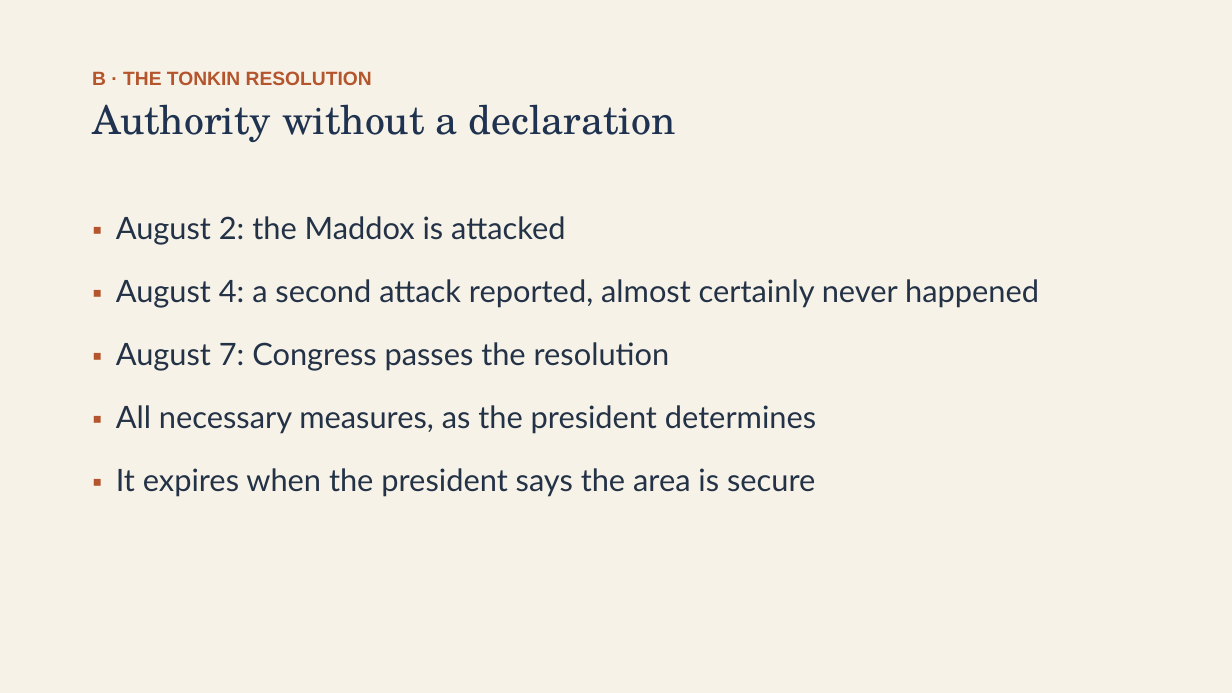
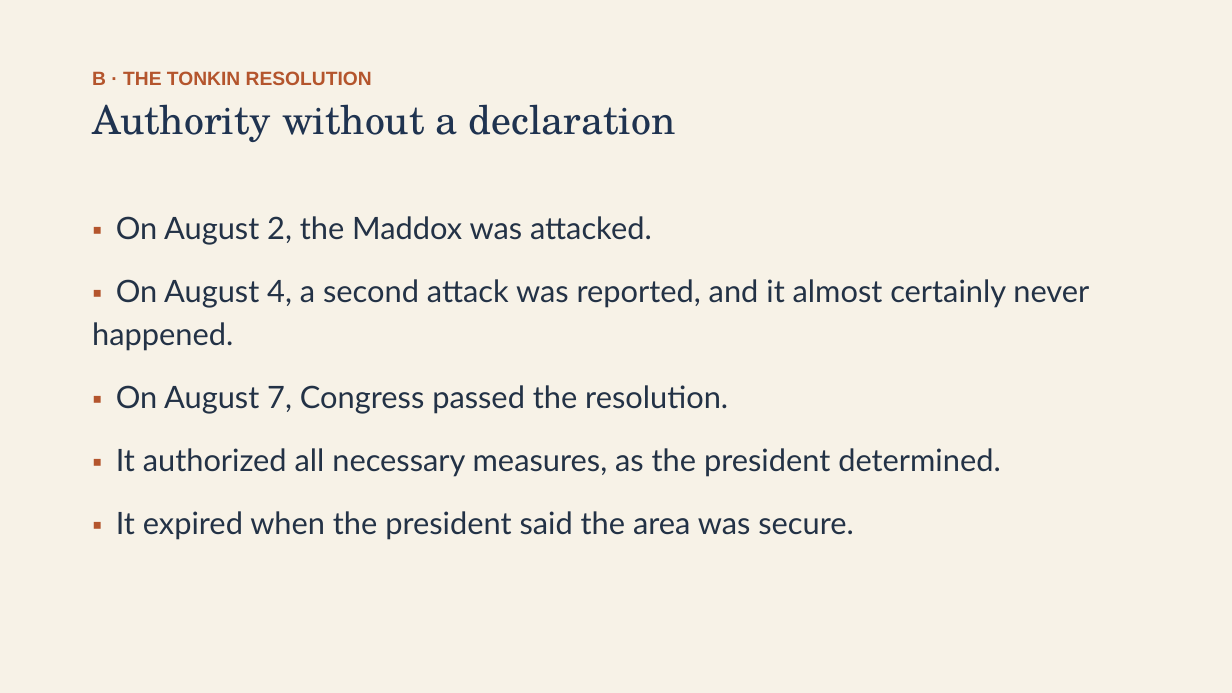
Before and after one commit to ab17gthb/humanities-curriculum-group, a slide deck: slide 8 of cold-war/lesson-06/lesson-06-slides.pptx. Drawn at 1232x693 pixels with LibreOffice and Linux fonts; fonts in the diff are those of the drawing. Boxes give left, top, right and bottom in pixels: in the first picture for what was removed or moved away, otherwise in the second. Text is boxed around its words. In the diff, an @@ line names an element or a change of style, - is before the commit and + after.

```diff
--- a/cold-war/lesson-06/lesson-06-slides.pptx
+++ b/cold-war/lesson-06/lesson-06-slides.pptx
@@ text at (92,216,1089,540): text changed @@
-▪ August 2: the Maddox is attacked
-▪ August 4: a second attack reported, almost certainly never happened
-▪ August 7: Congress passes the resolution
-▪ All necessary measures, as the president determines
-▪ It expires when the president says the area is secure
+▪ On August 2, the Maddox was attacked.
+▪ On August 4, a second attack was reported, and it almost certainly never happened.
+▪ On August 7, Congress passed the resolution.
+▪ It authorized all necessary measures, as the president determined.
+▪ It expired when the president said the area was secure.
```
Also in this commit, not shown: 12 other slides changed, 6 other files.
